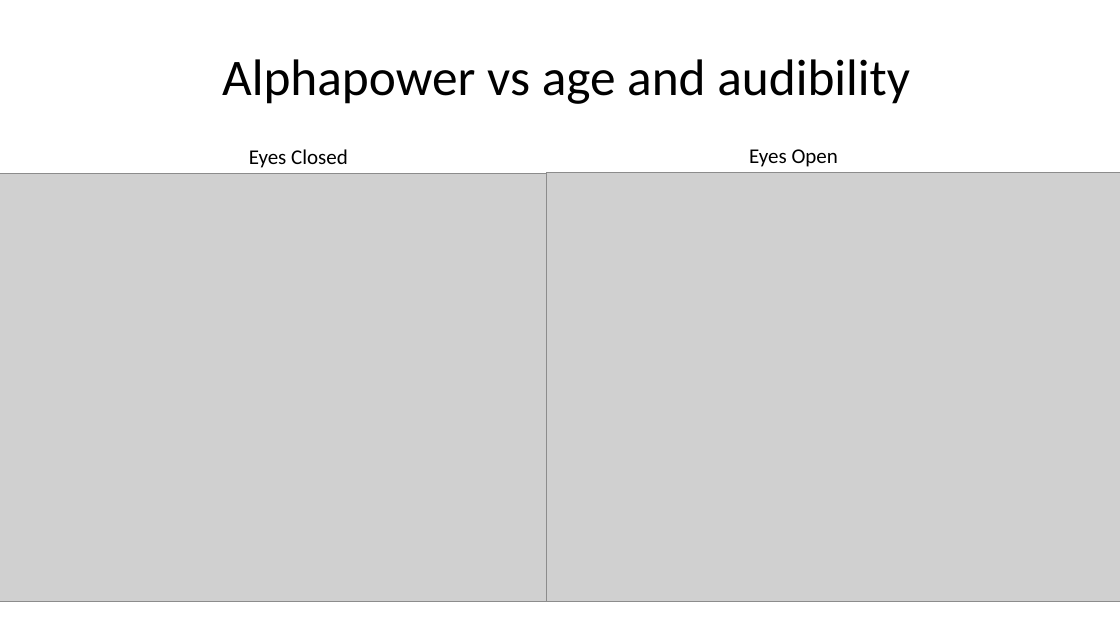
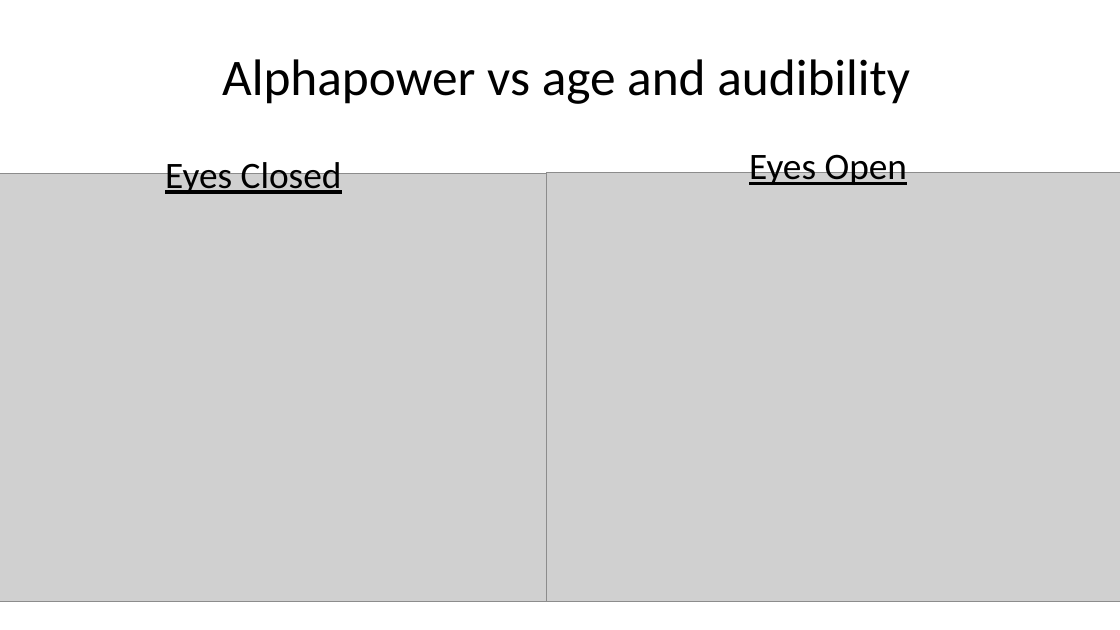
Before and after one commit to mkeomec/SNR-ERP, a slide deck: slide 4 of data analysis/alpha_SNR_2017-9-27.pptx. Drawn at 1120x630 pixels with LibreOffice and Linux fonts; fonts in the diff are those of the drawing; grey boxes stand for pictures. Boxes give left, top, right and bottom in pixels: in the first picture for what was removed or moved away, otherwise in the second. Text is boxed around its words. In the diff, an @@ line names an element or a change of style, - is before the commit and + after.

Commit message:
toggle audibility

```diff
--- a/data analysis/alpha_SNR_2017-9-27.pptx
+++ b/data analysis/alpha_SNR_2017-9-27.pptx
@@ text "Eyes Closed" at (165, 157, 342, 194): size 18 to 32 pt, underline on @@
@@ text "Eyes Closed": place and size @@
-text "Eyes Closed" at (249, 149, 348, 168)
+text "Eyes Closed" at (165, 157, 342, 194)
@@ text "Eyes Open" at (749, 148, 907, 185): size 18 to 32 pt, underline on @@
```
Also in this commit, not shown: 3 other slides changed, 1 other file.
